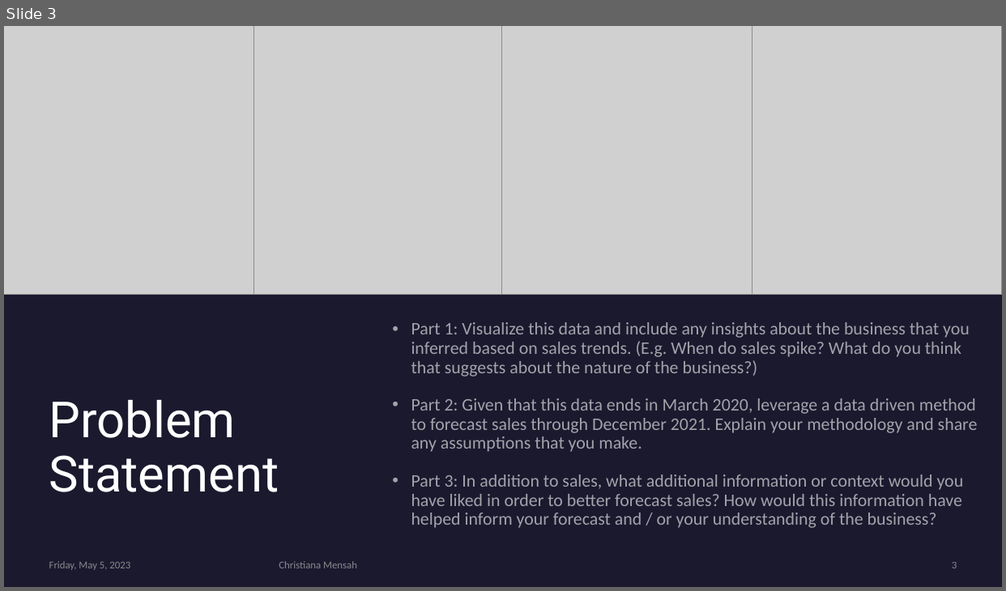
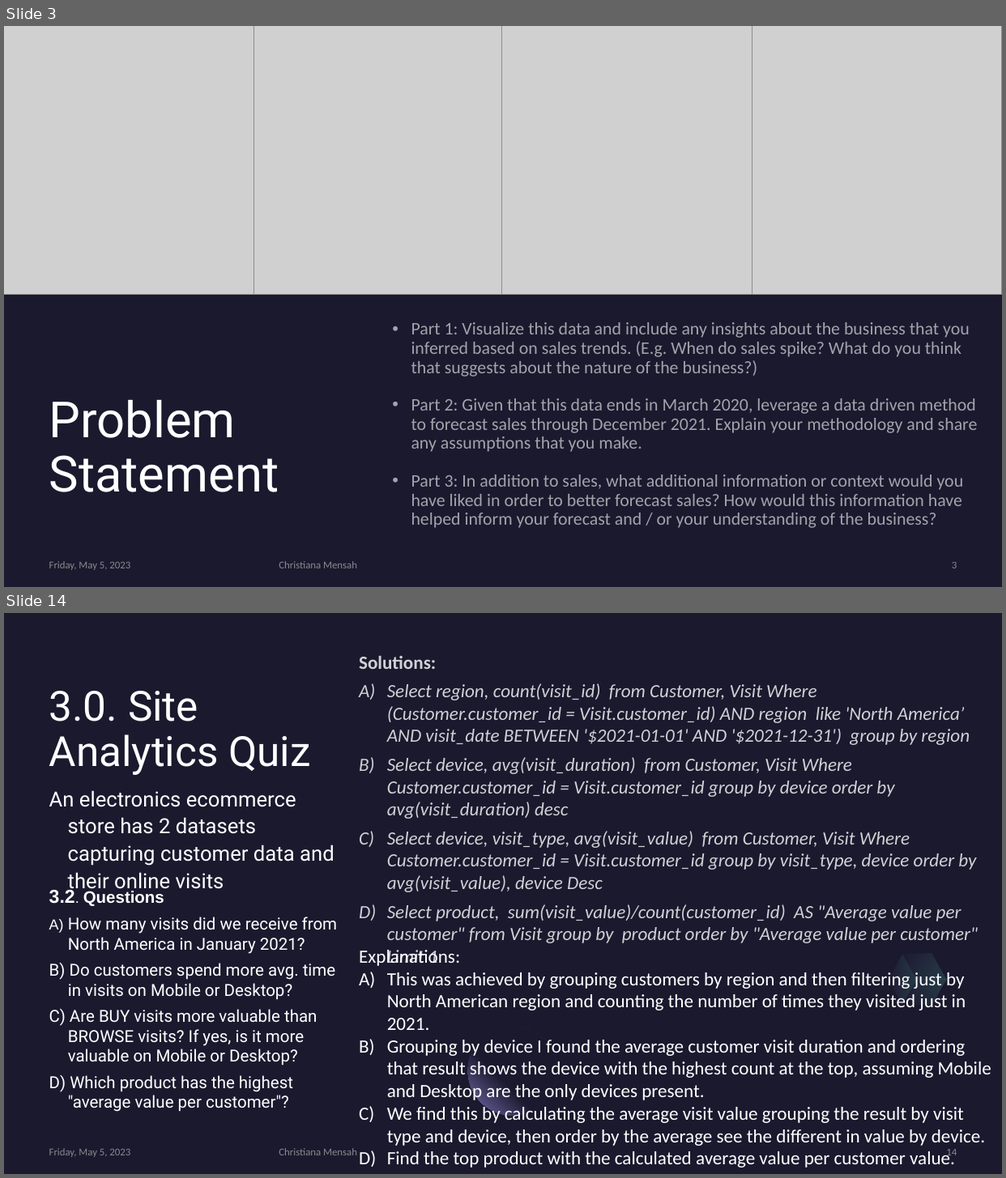
Before and after one commit to cmensah11/ForcastingCase, a slide deck: Forecast Analysis and SQL Queries.pptx. Shown one above the other, each under a label of ours: slide 3 before the commit, slides 3 and 14 after it; the slides between them are not shown. The pictures are 1006x591 and 1006x1178 pixels, drawn with LibreOffice and Linux fonts; fonts in the diff are those of the drawing; grey boxes stand for pictures. Boxes give left, top, right and bottom in pixels: in the first picture for what was removed or moved away, otherwise in the second. Text is boxed around its words. In the diff, an @@ line names an element or a change of style, - is before the commit and + after.

Commit message:
updating marketing quiz spreadsheet and power point analysis

```diff
--- a/Forecast Analysis and SQL Queries.pptx
+++ b/Forecast Analysis and SQL Queries.pptx
@@ slide 14 added at (4, 613, 1002, 1174), background #1B192E @@
@@ text added at (359, 656, 978, 940), 18 pt, text #FFFFFF at 80% opacity, italic @@
+Solutions:
+A) Select region, count(visit_id) from Customer, Visit Where (Customer.customer_id = Visit.customer_id) AND region like 'North America’ AND visit_date BETWEEN '$2021-01-01' AND '$2021-12-31') group by region
+B) Select device, avg(visit_duration) from Customer, Visit Where Customer.customer_id = Visit.customer_id group by device order by avg(visit_duration) desc
+C) Select device, visit_type, avg(visit_value) from Customer, Visit Where Customer.customer_id = Visit.customer_id group by visit_type, device order by avg(visit_value), device Desc
+D) Select product, sum(visit_value)/count(customer_id) AS "Average value per customer" from Visit group by product order by "Average value per customer" Limit 1
@@ title added at (49, 691, 310, 775), 40 pt, text #FFFFFF @@
+3.0. Site Analytics Quiz
@@ text added at (49, 790, 334, 894), 20 pt, text #FFFFFF @@
+An electronics ecommerce store has 2 datasets capturing customer data and their online visits
@@ text added at (49, 888, 335, 1112), 16 pt, text #FFFFFF @@
+3.2. Questions
+A) How many visits did we receive from North America in January 2021?
+B) Do customers spend more avg. time in visits on Mobile or Desktop?
+C) Are BUY visits more valuable than BROWSE visits? If yes, is it more valuable on Mobile or Desktop?
+D) Which product has the highest "average value per customer"?
@@ text added at (359, 950, 991, 1168), 18 pt, text #FFFFFF @@
+Explanations:
+A) This was achieved by grouping customers by region and then filtering just by North American region and counting the number of times they visited just in 2021.
+B) Grouping by device I found the average customer visit duration and ordering that result shows the device with the highest count at the top, assuming Mobile and Desktop are the only devices present.
+C) We find this by calculating the average visit value grouping the result by visit type and device, then order by the average see the different in value by device.
+D) Find the top product with the calculated average value per customer value.
@@ freeform shape added at (895, 941, 954, 993), fill gradient #2C284A to #5BEFC1 @@
@@ freeform shape added at (881, 954, 924, 1005), fill gradient #2C284A to #5BEFC1 @@
@@ freeform shape added at (902, 967, 946, 1018), fill gradient #2C284A to #5BEFC1 @@
@@ ellipse added at (468, 1027, 556, 1115), fill gradient #1B192E to #7771B2 @@
@@ text added at (49, 1148, 130, 1157), 10 pt, text #A6A6A6 at 80% opacity @@
+Friday, May 5, 2023
@@ text added at (279, 1148, 357, 1156), 10 pt, text #A6A6A6 at 80% opacity @@
+Christiana Mensah
@@ page number added at (946, 1149, 957, 1159), 10 pt, text #A6A6A6 at 80% opacity @@
+14
```
Also in this commit, not shown: 6 slides changed, 7 other slides added, 5 slides removed, 1 other file.
